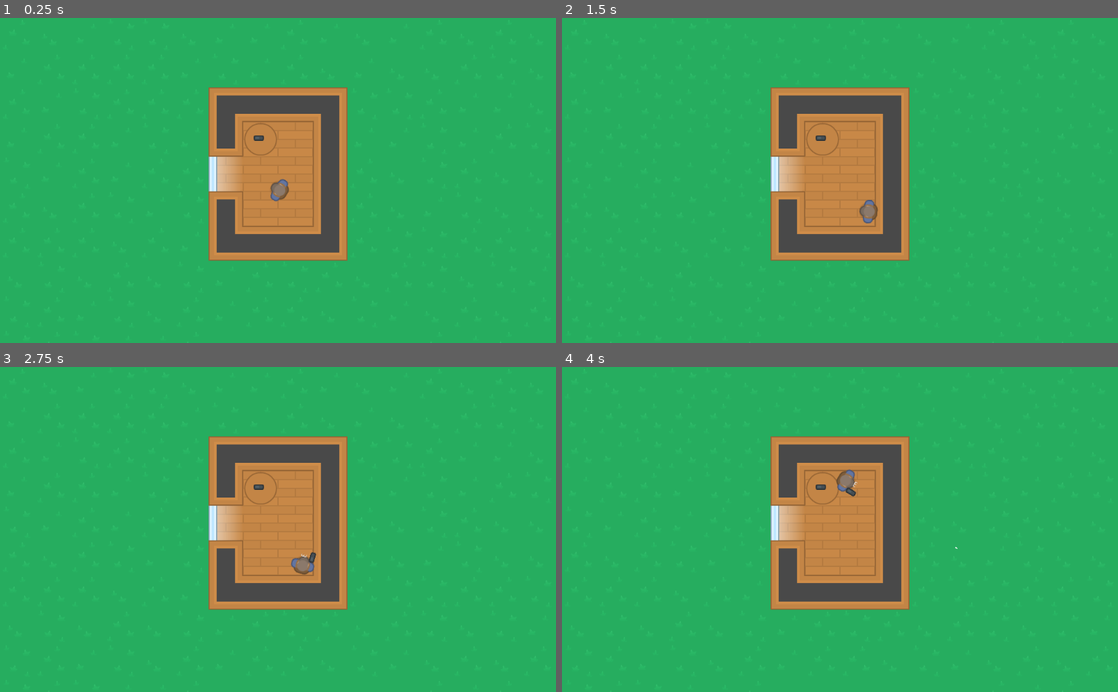
Above: before the commit, frames 1-4 (two rows, left to right).
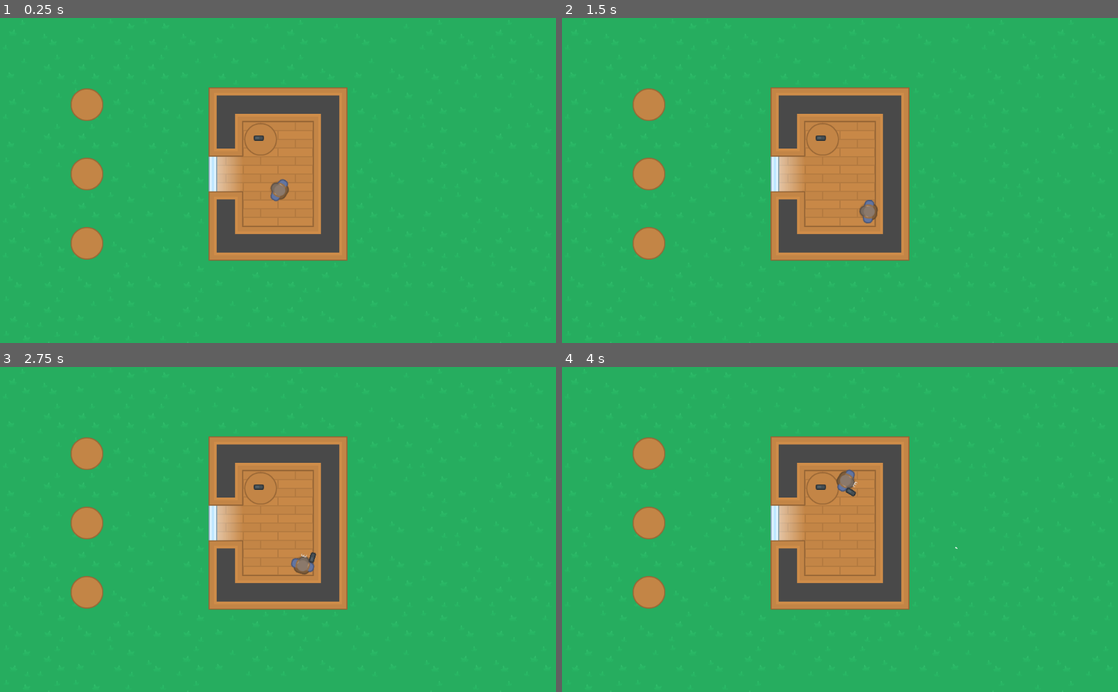
Above: after the commit, the same moments.

Repository: BrunoM24/Top-Down-Simple-Game
Game: Godot game, scene res://src/World.tscn
The game is run twice, just before and just after one commit, with the same random seed, the same clock (stepped at 60 frames per second) and the same inputs.
Inputs (mouse positions are in pixels of both pictures, inside the frame that each line leads up to):
- Up to frame 1 (0.25 s): no input
- Up to frame 2 (1.5 s): tap Enter at 0.5 s; move the mouse to (962, 164) at 0.52 s; hold D (move_right) 0.53-1.28 s; hold E (interact) 0.53-1.28 s; tap Space at 1.25 s; move the mouse to (728, 196) at 1.27 s; hold S (move_down) from 1.28 s (still down); click (728, 196) at 1.35 s
- Up to frame 3 (2.75 s): tap Enter at 2 s; move the mouse to (333, 458) at 2.02 s; release S (move_down) at 2.03 s; hold D (move_right) from 2.03 s (still down); hold Right mouse button (right_trigger) from 2.03 s (still down)
- Up to frame 4 (4 s): tap Space at 2.75 s; move the mouse to (812, 594) at 2.77 s; release D (move_right) at 2.78 s; release Right mouse button (right_trigger) at 2.78 s; hold W (move_up) 2.78-3.53 s; tap E (interact) at 2.85 s; move the mouse to (1006, 578) at 3.52 s; press the mouse at (1006, 578) at 3.53 s; hold A (move_left) from 3.53 s (still down)

The runs differ from the first frame. In frame 1, 1.4% of the frame differs, in the area x 12-19%, y 21-75%; in frame 2, 1.4%; in frame 3, 1.4%; in frame 4, 1.4%.

Commit message:
World Scene - Added 3 tables outdoor to place the weapons

Diff:
--- a/src/World.tscn
+++ b/src/World.tscn
@@ -16,7 +16,7 @@
 tile_set = ExtResource( 1 )
 collision_layer = 2
 format = 1
-tile_data = PoolIntArray( 196615, 1, 1114131, 262150, 3, 131076 )
+tile_data = PoolIntArray( 131074, -1073741823, 1114131, 196615, 1, 1114131, 262146, -1073741823, 1114131, 262150, 3, 131076, 393218, -1073741823, 1114131 )
 
 [node name="Player" parent="." instance=ExtResource( 2 )]
 position = Vector2( 513.515, 317.366 )
